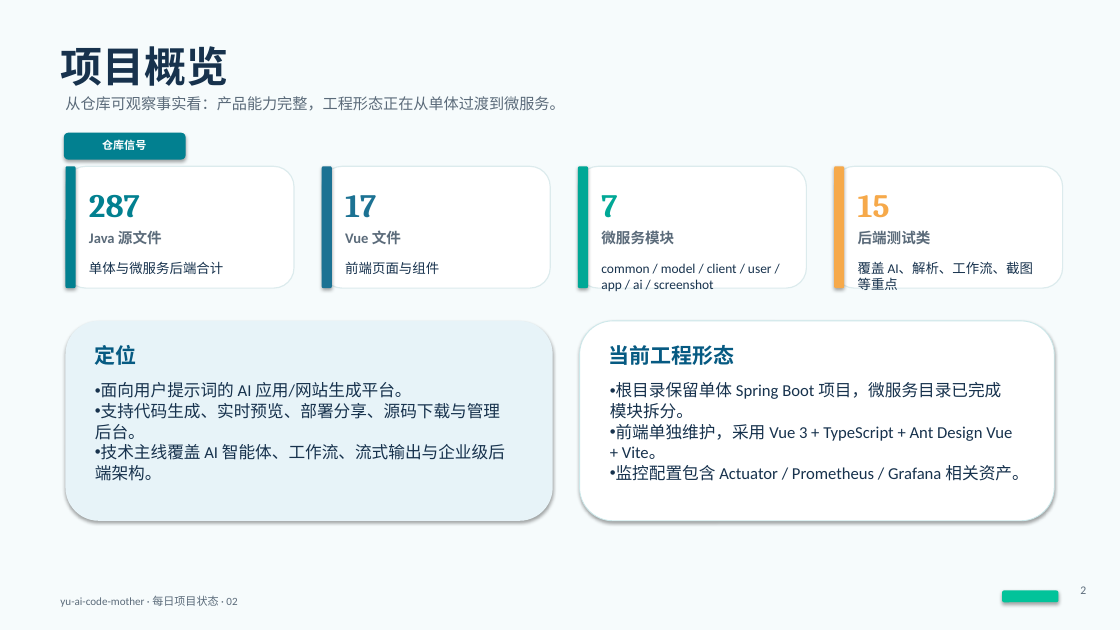
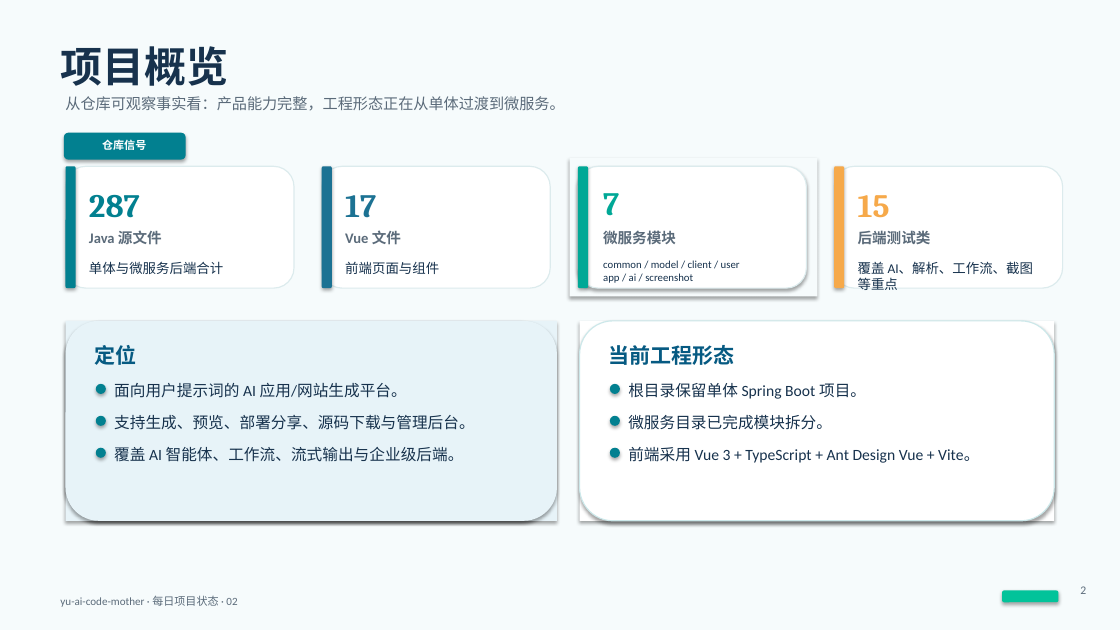
Before and after one commit to liyupi/yu-ai-code-mother, a slide deck: slide 2 of docs/reports/project-status-2026-06-03.pptx. Drawn at 1120x630 pixels with LibreOffice and Linux fonts; fonts in the diff are those of the drawing. Boxes give left, top, right and bottom in pixels: in the first picture for what was removed or moved away, otherwise in the second. Text is boxed around its words. In the diff, an @@ line names an element or a change of style, - is before the commit and + after.

```diff
--- a/docs/reports/project-status-2026-06-03.pptx
+++ b/docs/reports/project-status-2026-06-03.pptx
@@ rectangle added at <box>570,158,818,297</box>, fill #F6FBFC @@
@@ rounded rectangle at <box>578,166,807,288</box>: shadow on @@
@@ text at <box>603,260,740,283</box>: text changed; size 11.5 to 9.2 pt @@
-common / model / client / user / app / ai / screenshot
+common / model / client / user
+app / ai / screenshot
@@ rectangle added at <box>66,321,557,521</box>, fill #E7F3F8 @@
@@ rounded rectangle added at <box>66,321,557,521</box>, fill #E7F3F8 @@
@@ rounded rectangle at <box>580,321,1054,521</box>: outline #CCE8EA 0.75 pt to #CCE8EA 1 pt @@
@@ rectangle added at <box>580,321,1054,521</box>, fill #FFFFFF @@
@@ ellipse added at <box>96,384,106,394</box>, fill #028090 @@
@@ text added at <box>114,383,407,398</box>, 13.4 pt, text #17324D @@
+面向用户提示词的 AI 应用/网站生成平台。
@@ ellipse added at <box>610,384,620,394</box>, fill #028090 @@
@@ text added at <box>628,383,866,399</box>, 13.4 pt, text #17324D @@
+根目录保留单体 Spring Boot 项目。
@@ ellipse added at <box>96,416,106,426</box>, fill #028090 @@
@@ text at <box>114,415,475,430</box>: text changed; size 14.3 to 13.4 pt @@
-• 面向用户提示词的 AI 应用/网站生成平台。
-• 支持代码生成、实时预览、部署分享、源码下载与管理后台。
-• 技术主线覆盖 AI 智能体、工作流、流式输出与企业级后端架构。
+支持生成、预览、部署分享、源码下载与管理后台。
@@ ellipse added at <box>610,416,620,426</box>, fill #028090 @@
@@ text at <box>628,415,832,430</box>: text changed; size 14.3 to 13.4 pt @@
-• 根目录保留单体 Spring Boot 项目，微服务目录已完成模块拆分。
-• 前端单独维护，采用 Vue 3 + TypeScript + Ant Design Vue + Vite。
-• 监控配置包含 Actuator / Prometheus / Grafana 相关资产。
+微服务目录已完成模块拆分。
@@ ellipse added at <box>96,448,106,458</box>, fill #028090 @@
@@ text added at <box>114,447,464,462</box>, 13.4 pt, text #17324D @@
+覆盖 AI 智能体、工作流、流式输出与企业级后端。
@@ ellipse added at <box>610,448,620,458</box>, fill #028090 @@
@@ text added at <box>628,447,979,463</box>, 13.4 pt, text #17324D @@
+前端采用 Vue 3 + TypeScript + Ant Design Vue + Vite。
```
Also in this commit, not shown: 3 other slides changed.
